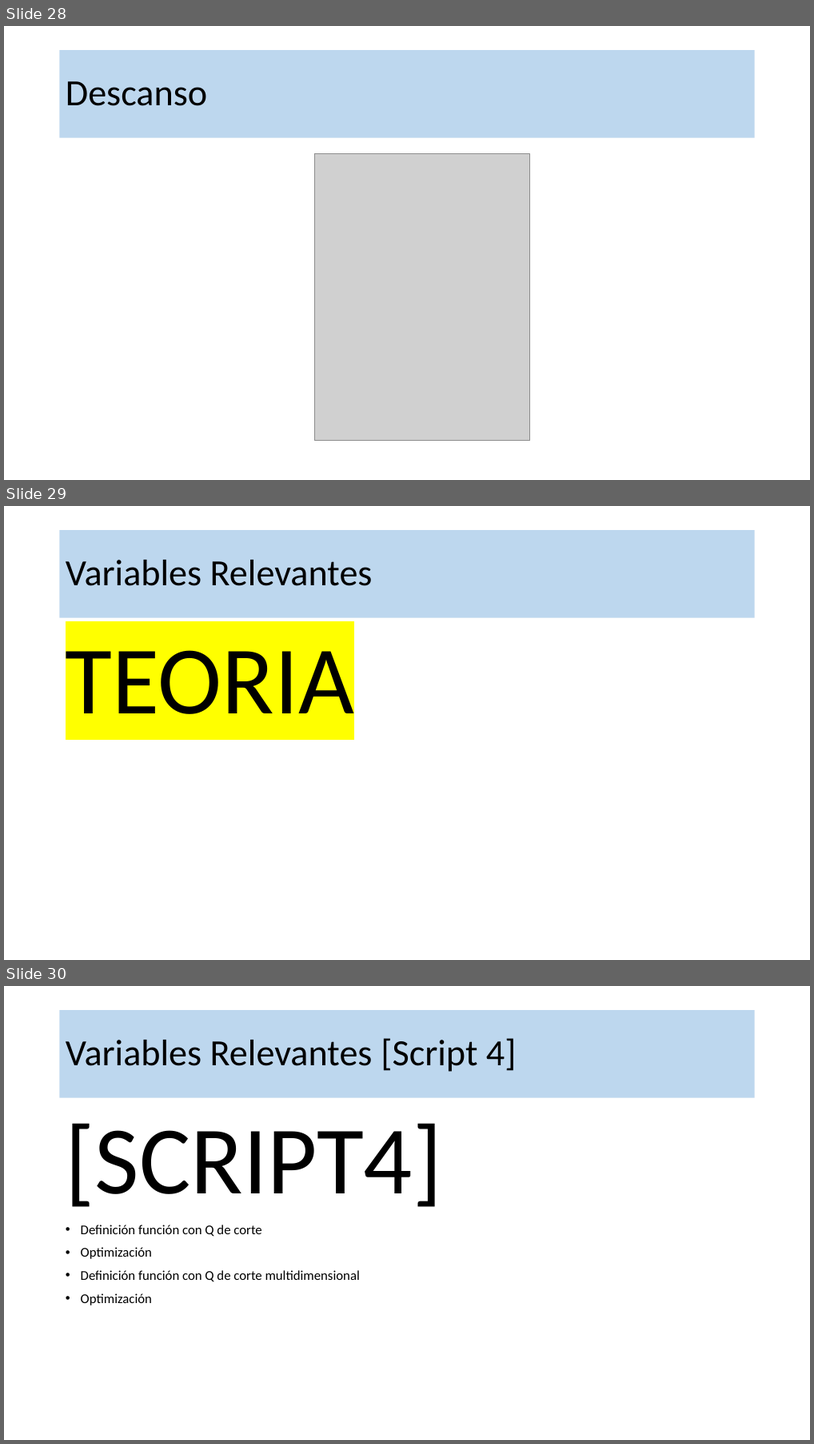
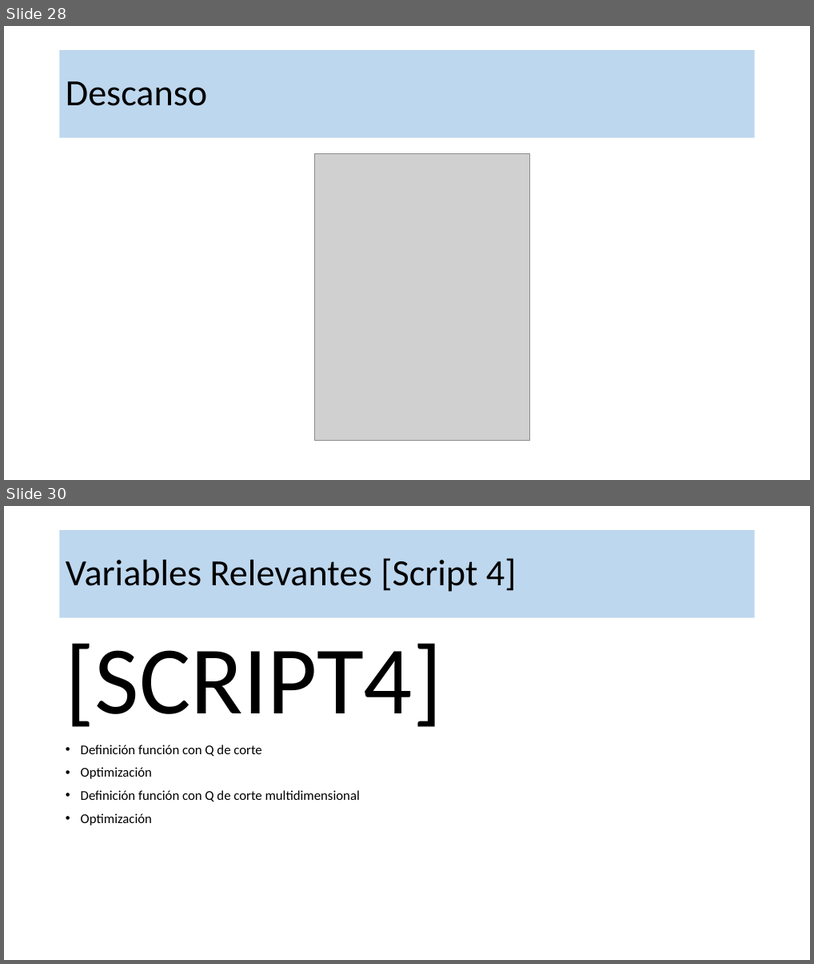
Before and after one commit to robgaray/EESIA_Consumo_Analisis_Datos_2021, a slide deck: 1_Presentaciones/Sesion_3_Practica.pptx. Shown one above the other, each under a label of ours: slides 28, 29 and 30 before the commit, slides 28 and 30 after it; the slides between them are not shown. The pictures are 814x1444 and 814x964 pixels, drawn with LibreOffice and Linux fonts; fonts in the diff are those of the drawing; grey boxes stand for pictures; background and template pictures are left out. Boxes give left, top, right and bottom in pixels: in the first picture for what was removed or moved away, otherwise in the second. Text is boxed around its words. In the diff, an @@ line names an element or a change of style, - is before the commit and + after.

```diff
--- a/1_Presentaciones/Sesion_3_Practica.pptx
+++ b/1_Presentaciones/Sesion_3_Practica.pptx
@@ slide 29 removed at bbox=[4, 506, 810, 960], background #FFFFFF @@
@@ title removed at bbox=[60, 530, 755, 618] @@
-Variables Relevantes
@@ text removed at bbox=[66, 650, 354, 714] @@
-TEORIA
```
Also in this commit, not shown: 4 slides changed, 6 slides added, 2 other slides removed, 3 other files.
